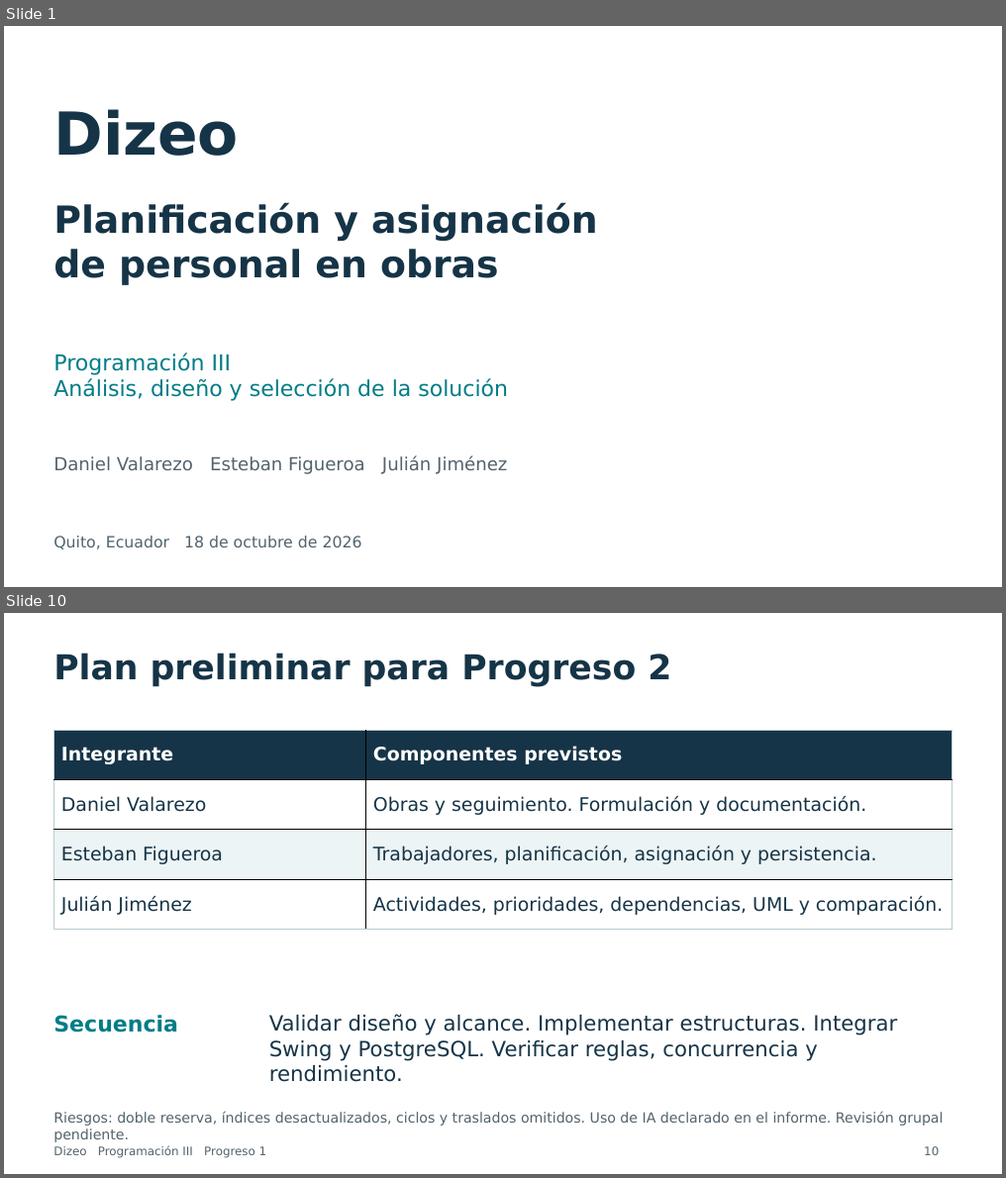
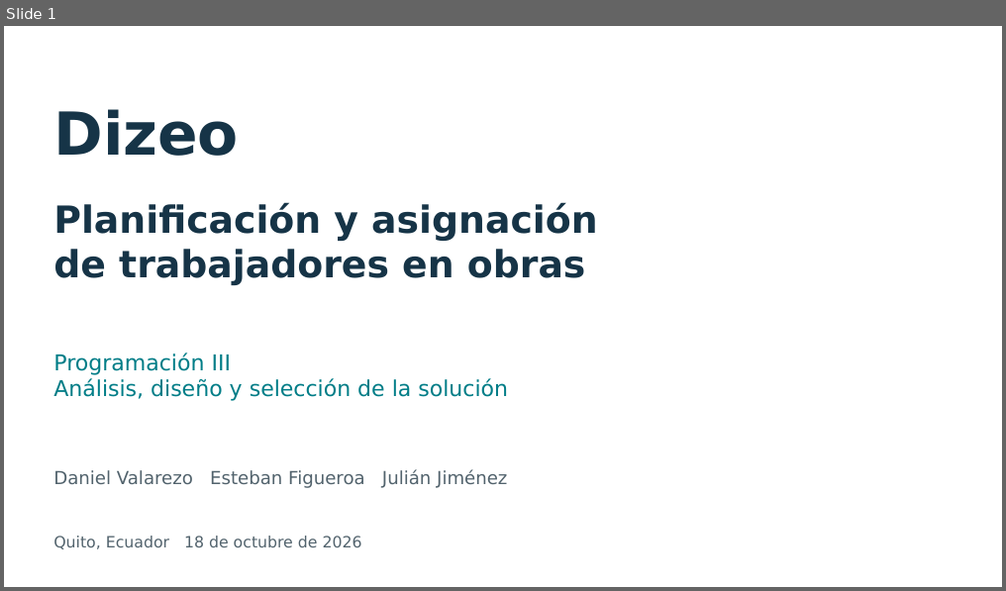
Before and after one commit to dxni999/avanceprogra, a slide deck: docs/presentacion/Presentacion_Dizeo_Progreso1_Final.pptx. Shown one above the other, each under a label of ours: slides 1 and 10 before the commit, slide 1 after it; the slides between them are not shown. The pictures are 1006x1178 and 1006x591 pixels, drawn with LibreOffice and Linux fonts; fonts in the diff are those of the drawing. Boxes give left, top, right and bottom in pixels: in the first picture for what was removed or moved away, otherwise in the second. Text is boxed around its words. In the diff, an @@ line names an element or a change of style, - is before the commit and + after.

```diff
--- a/docs/presentacion/Presentacion_Dizeo_Progreso1_Final.pptx
+++ b/docs/presentacion/Presentacion_Dizeo_Progreso1_Final.pptx
@@ slide 10 removed at <box>4,613,1002,1174</box>, background #FFFFFF @@
@@ text removed at <box>54,653,671,687</box> @@
-Plan preliminar para Progreso 2
@@ table removed at <box>54,730,952,930</box>, 4 rows, 2 columns @@
-Integrante | Componentes previstos
-Daniel Valarezo | Obras y seguimiento. Formulación y documentación.
-Esteban Figueroa | Trabajadores, planificación, asignación y persistencia.
-Julián Jiménez | Actividades, prioridades, dependencias, UML y comparación.
@@ text removed at <box>54,1015,178,1033</box> @@
-Secuencia
@@ text removed at <box>269,1014,897,1082</box> @@
-Validar diseño y alcance. Implementar estructuras. Integrar Swing y PostgreSQL. Verificar reglas, concurrencia y rendimiento.
@@ text removed at <box>54,1112,943,1143</box> @@
-Riesgos: doble reserva, índices desactualizados, ciclos y traslados omitidos. Uso de IA declarado en el informe. Revisión grupal pendiente.
@@ text removed at <box>54,1147,267,1158</box> @@
-Dizeo Programación III Progreso 1
@@ text removed at <box>924,1147,939,1156</box> @@
-10
@@ slide 1 changed as well @@
@@ text at <box>54,249,586,285</box>: text changed @@
-de personal en obras
+de trabajadores en obras
@@ text "Daniel Valarezo Esteban Figueroa Julián ...": place and size @@
-text "Daniel Valarezo Esteban Figueroa Julián ..." at <box>54,457,507,474</box>
+text "Daniel Valarezo Esteban Figueroa Julián ..." at <box>54,470,507,488</box>
```
Also in this commit, not shown: 2 other slides changed, 6 slides added, 6 other slides removed, 5 other files.
